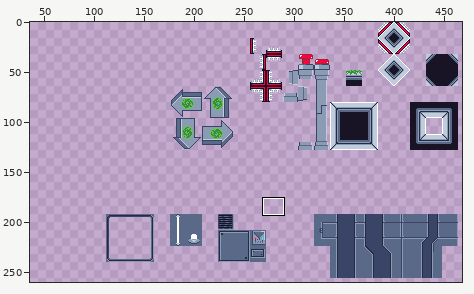
Two versions of one sprite sheet, levels/tileset.png. The picture above shows the old version from afar; the outline marks the close-up.
Close-up. Before:
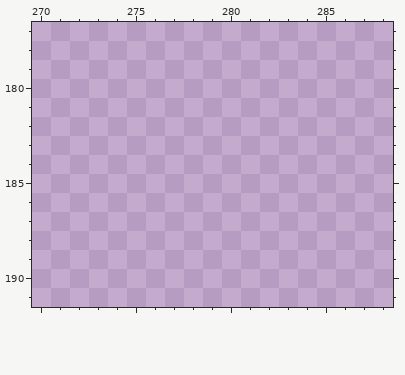
The file is 480x270 pixels. Colours within 5 levels of each other are drawn and written as one. Shown: x 270..288, y 177..191. The wide view leaves out empty margins. The commit also changed other parts of the picture, which this record leaves out.
New version:
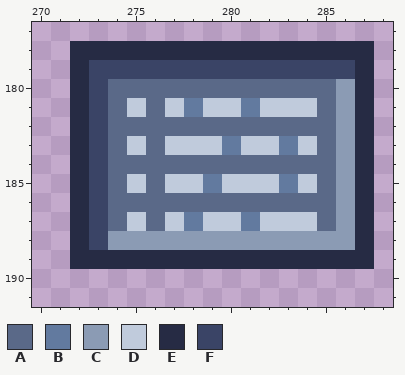
Palette (. is transparent): A #5a6988  B #627a9f  C #8b9bb4  D #c0cbdc  E #262b44  F #3a4466
Edits made:
y 178: x 272..287 ................ -> EEEEEEEEEEEEEEEE
y 179: x 272..287 ................ -> EFFFFFFFFFFFFFFE
y 180: x 272..287 ................ -> EFAAAAAAAAAAAACE
y 181: x 272..287 ................ -> EFADADBDDBDDDACE
y 182: x 272..287 ................ -> EFAAAAAAAAAAAACE
y 183: x 272..287 ................ -> EFADADDDBDDBDACE
y 184: x 272..287 ................ -> EFAAAAAAAAAAAACE
y 185: x 272..287 ................ -> EFADADDBDDDBDACE
y 186: x 272..287 ................ -> EFAAAAAAAAAAAACE
y 187: x 272..287 ................ -> EFADADBDDBDDDACE
y 188: x 272..287 ................ -> EFCCCCCCCCCCCCCE
y 189: x 272..287 ................ -> EEEEEEEEEEEEEEEE
